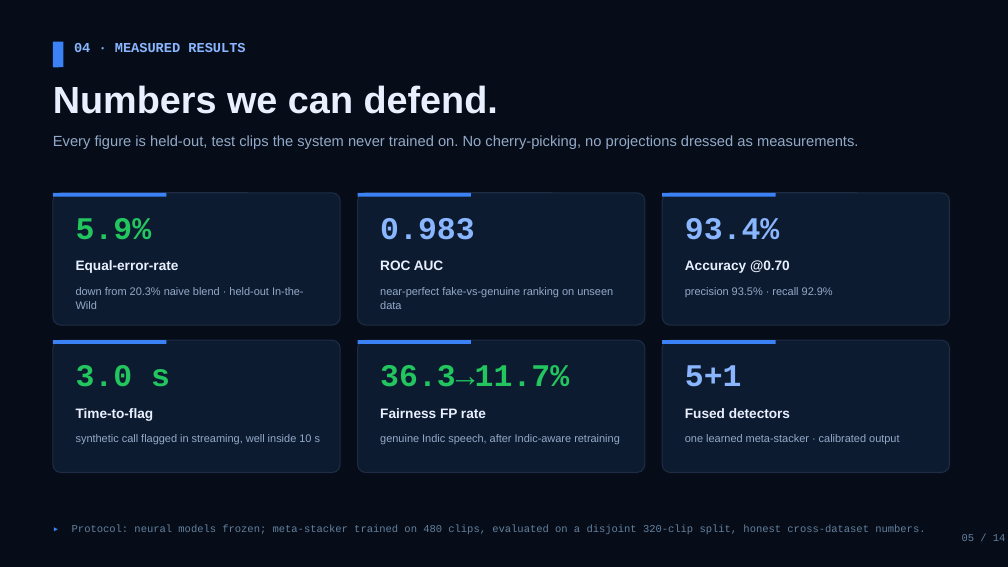
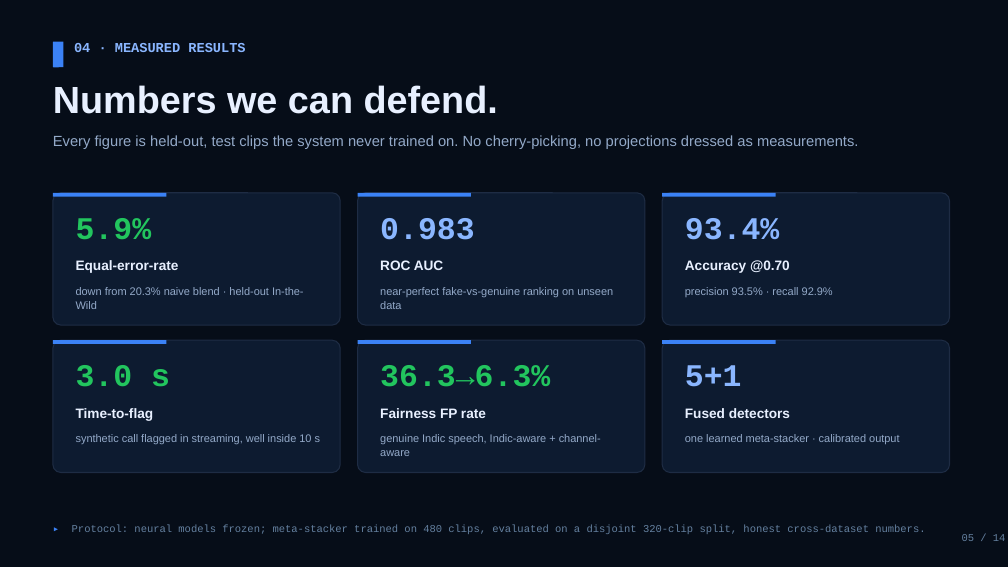
Before and after one commit to DG10911/voxshield-sangyan, a slide deck: slide 5 of VoxShield_Pitch.pptx. Drawn at 1008x567 pixels with LibreOffice and Linux fonts; fonts in the diff are those of the drawing. Boxes give left, top, right and bottom in pixels: in the first picture for what was removed or moved away, otherwise in the second. Text is boxed around its words. In the diff, an @@ line names an element or a change of style, - is before the commit and + after.

```diff
--- a/VoxShield_Pitch.pptx
+++ b/VoxShield_Pitch.pptx
@@ text at (380,365,550,387): text changed @@
-36.3→11.7%
+36.3→6.3%
@@ text at (380,434,601,456): text changed @@
-genuine Indic speech, after Indic-aware retraining
+genuine Indic speech, Indic-aware + channel-aware
```
Also in this commit, not shown: 1 other slide changed, 1 other file.
